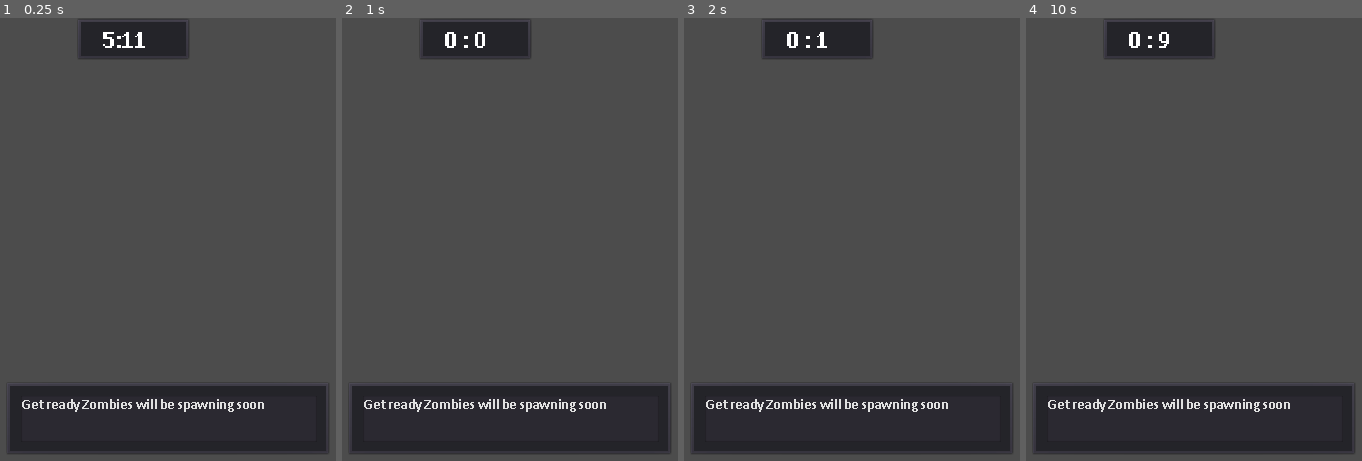
Above: before the commit, frames 1-4 (left to right).
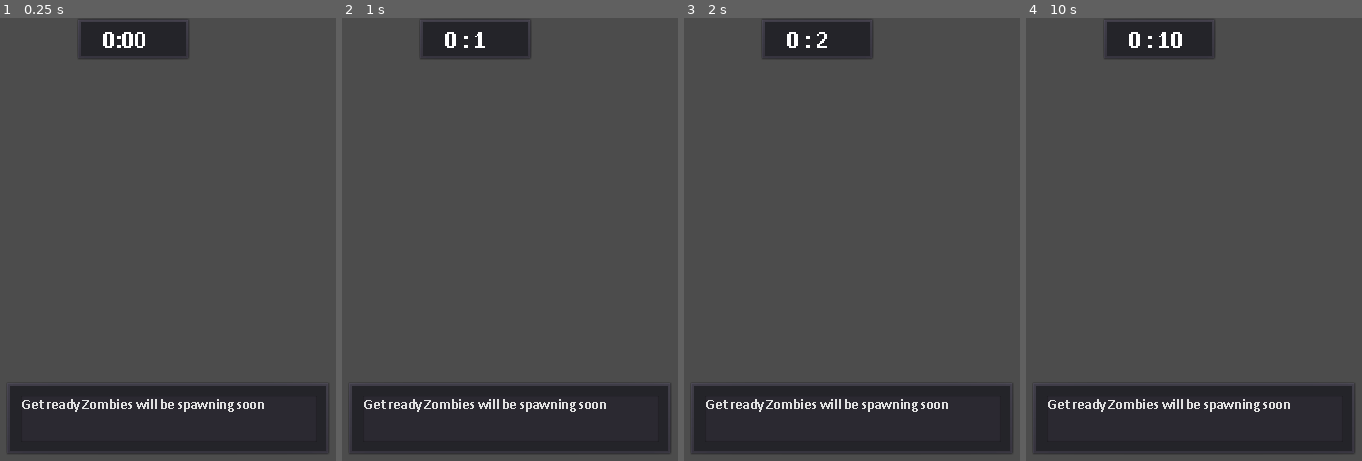
Above: after the commit, the same moments.

Repository: superRaptor911/WarZone_2
Game: Godot game, scene res://Objects/SURVIVAL_mode.tscn
The game is run twice, just before and just after one commit, with the same random seed, the same clock (stepped at 60 frames per second) and the same inputs. This scene is started directly instead of the project's main scene.
Inputs (mouse positions are in pixels of both pictures, inside the frame that each line leads up to):
- Up to frame 1 (0.25 s): no input
- Up to frame 2 (1 s): tap Enter at 0.5 s; move the mouse to (651, 221) at 0.52 s; hold Right (ui_right) from 0.53 s (still down); click (651, 221) at 0.67 s
- Up to frame 3 (2 s): release Right (ui_right) at 1.25 s; tap Space at 1.25 s; drag from (outside the picture) to (778, 332) at 1.27 s
- Up to frame 4 (10 s): move the mouse to (1237, 142) at 2.02 s; hold Right (ui_right) 2.03-2.75 s; tap Enter at 2.75, 4.25 s; drag from (1120, 332) to (outside the picture) at 2.77 s; tap Space at 3.5, 5.75 s; move the mouse to (outside the picture) at 3.52 s; hold Left (ui_left) 3.53-4.25 s; drag from (outside the picture) to (1039, 128) at 4.27 s; move the mouse to (1197, 243) at 5.02 s; hold Down (ui_down) 5.03-5.75 s; click (1197, 243) at 5.17 s; drag from (1039, 128) to (outside the picture) at 5.77 s; move the mouse to (1335, 221) at 6.52 s; hold Up (ui_up) 6.53-7.25 s; drag from (outside the picture) to (1120, 332) at 7.27 s; move the mouse to (1237, 142) at 8.02 s; hold Down (ui_down) 8.03-8.75 s; drag from (1120, 332) to (outside the picture) at 8.77 s; move the mouse to (outside the picture) at 9.52 s; hold Up (ui_up) from 9.53 s (still down); click (outside the picture) at 9.67 s

The runs differ from the first frame. In frame 1, 0.2% of the frame differs, in the area x 30-44%, y 3-7%; in frame 2, less than 0.1%; in frame 3, less than 0.1%; in frame 4, 0.1%.

Commit message:
21-12-2019

Diff:
--- a/Objects/Character.gd
+++ b/Objects/Character.gd
@@ -11,6 +11,7 @@
 var speed_multiplier : float = 1 	#speed multiplier
 var team : bool = true
 
+#last attacked entity
 var last_attacker
 var skin : Model
 signal char_killed
@@ -37,7 +38,13 @@
 		if skin:
 			skin.is_walking = false
 
-
+func _emit_blood():
+	if HP < 40:
+		if $bloodSpot:
+			$bloodSpot.emitting = true
+	else:
+		if $bloodSpot:
+			$bloodSpot.emitting = false
 #This function handles character movement
 #movement is done by manuplulating movement_vector
 func _movement(delta : float):
@@ -105,15 +112,21 @@
 		emit_signal("char_killed")
 		rpc("sync_killStats")
 
+#emit blood when injured
+#server function
 func _blood_splash(p1,p2):
 	var angle = (p2-p1).angle()
-	$bloodSplash.global_rotation = angle
-	$bloodSplash.emitting = true
+	#if enabled then emit
+	if $bloodSplash:
+		$bloodSplash.global_rotation = angle
+		$bloodSplash.emitting = true
 	rpc_unreliable("_sync_blood_splash",angle)
 
+#peer function for emission of blood when injured
 remote func _sync_blood_splash(angle):
-	$bloodSplash.global_rotation = angle
-	$bloodSplash.emitting = true
+	if $bloodSplash:
+		$bloodSplash.global_rotation = angle
+		$bloodSplash.emitting = true
 
 remote func sync_health(hp,ap):
 	HP = hp
--- a/Objects/Character.tscn
+++ b/Objects/Character.tscn
@@ -27,7 +27,7 @@
 "Particle",
 ]]
 show_behind_parent = true
-z_index = -1
+z_index = -2
 z_as_relative = false
 emitting = false
 amount = 16
--- a/Objects/Monsters/Monster.gd
+++ b/Objects/Monsters/Monster.gd
@@ -54,7 +54,7 @@
 	if not nav_ready:
 		return
 
-	path_array = nav.get_simple_path(position,dest,false)
+	path_array = nav.get_simple_path(position,dest)
 	current_node = 0
 	at_dest = false
 
--- a/Objects/Monsters/hunter.tscn
+++ b/Objects/Monsters/hunter.tscn
@@ -17,7 +17,7 @@
 one_shot = true
 
 [node name="attk_dl" type="Timer" parent="." index="7"]
-wait_time = 2.0
+wait_time = 1.5
 one_shot = true
 
 [node name="hand" type="Node2D" parent="." index="8"]
--- a/Objects/SURVIVAL_mode.gd
+++ b/Objects/SURVIVAL_mode.gd
@@ -2,57 +2,75 @@
 
 var level : int = 0
 var lvl
-var zm_spawn_index : int = 0
-var number_of_zm : int = 2
+
+#spawn points available to zombies
 var zm_spawn_points
-var zombie = preload("res://Objects/Monsters/hunter.tscn")
+
+#unique zombie id
 var zm_id : int = 0
-signal Zombies_killed
-var time : float = 0
+var spawn_texture = preload("res://Sprites/Character/spawn_point.png")
+
+#stores the time elapsed.
+var time_elapsed  : float = 0
+
+var zombie_types = {
+	necron = preload("res://Objects/Monsters/Necron.tscn"),
+	hunter = preload("res://Objects/Monsters/hunter.tscn")
+}
+
+
+var zm_spawn_queue = Array()
+
+#this signal is emited when all zombies are killed
+signal zombies_wiped_out
+#this signal is emitted when current level is over
+signal change_level
+#this signal is emitted when spawning process is complete
+signal zm_spawn_complete
 
 #ready
 func _ready():
 	lvl = get_parent()
-	if not get_tree().is_network_server():
-		return
-	$update.start()
-	$zm_spawn_timer.start()
-	zm_spawn_points = get_tree().get_nodes_in_group("zombie_spawn")[0].get_children()
+	if get_tree().is_network_server():
+		$chk_zm_count.start()
+		#get zm spawn points
+		zm_spawn_points = get_tree().get_nodes_in_group("zombie_spawn")[0].get_children()
+		connect("change_level",self,"_on_level_complete")
+		connect("zombies_wiped_out",self,"_on_zm_wiped_out")
+		emit_signal("change_level")
+
+
 
 #spawn zombies
 #this function is server only
-func _spawn_zombies():
+func _spawn_zombies(zm_type):
 	var rand_index = randi() % zm_spawn_points.size()
-	var zm = zombie.instance()
+	var zm = zombie_types.get(zm_type).instance()
 	zm.position = zm_spawn_points[rand_index].position
 	zm.set_name("bot" + String(zm_id))
 	lvl.add_child(zm)
 	zm.target = _get_nearest_player(zm.position)
-	$zm_spawn_dl.start()
+	#$zm_spawn_dl.start()
 	var zms = get_tree().get_nodes_in_group("Monster")
 	for z in zms:
 		zm.add_collision_exception_with(z)
-	rpc("_sync_spawn_zombie",zm.position,zm_id)
+	rpc("_sync_spawn_zombie",zm_type,zm.position,zm_id)
 	zm_id += 1
 
 #sync spawn
 #client fn
-remote func _sync_spawn_zombie(pos,idx):
-	var zm = zombie.instance()
+remote func _sync_spawn_zombie(zm_type,pos,idx):
+	var zm = zombie_types.get(zm_type).instance()
 	zm.position = pos
 	zm.set_name("bot" + String(idx))
 	lvl.add_child(zm)
 
 
 #check end of level
-func _on_zombie_killed():
+func _check_zombie_count():
 	var zm_count = get_tree().get_nodes_in_group("Monster").size()
-	if zm_count <= 1:
-		$zm_spawn_timer.start()
-		$msg.show()
-		rpc("_sync_msg_panel",true)
-		level += 1
-		number_of_zm += level*4
+	if zm_count <= 0:
+		emit_signal("zombies_wiped_out")
 
 
 #function to get nearest player
@@ -69,32 +87,63 @@
 			p = pl
 	return p
 
-#zombie
-func _on_zm_spawn_dl_timeout():
-	if zm_spawn_index >= number_of_zm:
-		return
-	_spawn_zombies()
-	zm_spawn_index += 1
-
-func _on_zm_spawn_timer_timeout():
-	rpc("_sync_msg_panel",false)
-	$msg.hide()
-	zm_spawn_index = 0
-	_spawn_zombies()
 
 
-func _on_update_timeout():
-	_on_zombie_killed()
-	$update.start()
-
-func _process(delta):
-	time += delta
-
+#Updates time elapsed
 func _on_update2_timeout():
-	var _min_ : int = time/60.0
-	var _sec_ : int = int(time) % 60
+	time_elapsed += 1
+	var _min_ : int = time_elapsed/60.0
+	var _sec_ : int = int(time_elapsed) % 60
 	$timer/Panel/Label.text = String(_min_) + " : " + String(_sec_)
 	$update2.start()
 
-remote func _sync_msg_panel(val):
+remotesync func _sync_msg_panel(val):
 	$msg.visible = val
+
+#update spawn queue
+func _init_zombie_spawn_q(type,count):
+	for i in range(0,count):
+		zm_spawn_queue.append(type)
+
+
+#Spawn delay after spawning a zombie
+#i.e handles spawn rate
+func _on_zm_spawn_dl_timeout():
+	#if there's something in queue spawn that and again
+	#call this function
+	if zm_spawn_queue.size() > 0:
+		_spawn_zombies(zm_spawn_queue.pop_front())
+		$zm_spawn_dl.start()
+	else:
+		emit_signal("zm_spawn_complete")
+		rpc("_sync_msg_panel",false)
+
+func _on_zm_wiped_out():
+	rpc("_sync_msg_panel",true)
+	emit_signal("change_level")
+
+func _on_level_complete():
+	level += 1
+	call("_level_" + String(level))
+
+
+func _on_chk_zm_count_timeout():
+	_check_zombie_count()
+	$chk_zm_count.start()
+
+#----------------------------------------------------------------
+#LEVELS
+
+func _level_1():
+	_init_zombie_spawn_q("necron",5)
+	$zm_spawn_dl.start()
+
+
+func _level_2():
+	_init_zombie_spawn_q("hunter",5)
+	$zm_spawn_dl.start()
+
+func _level_3():
+	_init_zombie_spawn_q("necron",10)
+	_init_zombie_spawn_q("hunter",10)
+	$zm_spawn_dl.start()
--- a/Objects/SURVIVAL_mode.tscn
+++ b/Objects/SURVIVAL_mode.tscn
@@ -5,14 +5,6 @@
 
 [node name="SURVIVAL_mode" type="CanvasLayer"]
 script = ExtResource( 1 )
-
-[node name="zm_spawn_timer" type="Timer" parent="."]
-wait_time = 3.0
-one_shot = true
-
-[node name="zm_spawn_dl" type="Timer" parent="."]
-wait_time = 0.75
-one_shot = true
 
 [node name="msg" type="PanelContainer" parent="."]
 margin_left = 436.044
@@ -36,10 +28,6 @@
 margin_bottom = 89.0
 custom_fonts/font = ExtResource( 2 )
 text = "Get ready Zombies will be spawning soon"
-
-[node name="update" type="Timer" parent="."]
-wait_time = 5.0
-one_shot = true
 
 [node name="timer" type="PanelContainer" parent="."]
 anchor_left = 0.5
@@ -68,12 +56,19 @@
 margin_bottom = 4.84014
 rect_scale = Vector2( 1.75, 1.75 )
 custom_fonts/font = ExtResource( 2 )
-text = "5:11"
+text = "0:00"
 
 [node name="update2" type="Timer" parent="."]
 one_shot = true
 autostart = true
-[connection signal="timeout" from="zm_spawn_timer" to="." method="_on_zm_spawn_timer_timeout"]
+
+[node name="zm_spawn_dl" type="Timer" parent="."]
+wait_time = 0.5
+one_shot = true
+
+[node name="chk_zm_count" type="Timer" parent="."]
+wait_time = 4.0
+one_shot = true
+[connection signal="timeout" from="update2" to="." method="_on_update2_timeout"]
 [connection signal="timeout" from="zm_spawn_dl" to="." method="_on_zm_spawn_dl_timeout"]
-[connection signal="timeout" from="update" to="." method="_on_update_timeout"]
-[connection signal="timeout" from="update2" to="." method="_on_update2_timeout"]
+[connection signal="timeout" from="chk_zm_count" to="." method="_on_chk_zm_count_timeout"]
--- /dev/null
+++ b/Objects/Weapons/Bomb.gd
@@ -0,0 +1,19 @@
+extends Node2D
+export var damage : float = 100
+var usr
+
+
+
+func explode():
+	$AnimationPlayer.play("explode")
+	$Tween.interpolate_property($Sprite,"scale",Vector2(1,1),Vector2(2,2),1,Tween.TRANS_LINEAR, Tween.EASE_IN_OUT)
+	$Tween.start()
+	if $Particles2D:
+		$Particles2D.emitting = true
+
+func _on_AnimationPlayer_animation_finished(anim_name):
+	if anim_name == "explode":
+		var chars = get_tree().get_nodes_in_group("Actor")
+		for c in chars:
+			c.takeDamage(damage,self,usr)
+		queue_free()
--- /dev/null
+++ b/Objects/Weapons/Bomb.tscn
@@ -0,0 +1,73 @@
+[gd_scene load_steps=9 format=2]
+
+[ext_resource path="res://Objects/Weapons/Bomb.gd" type="Script" id=1]
+[ext_resource path="res://Sprites/Weapons/explosion.png" type="Texture" id=2]
+
+[sub_resource type="Animation" id=1]
+resource_name = "explode"
+step = 0.05
+tracks/0/type = "value"
+tracks/0/path = NodePath("Sprite:frame")
+tracks/0/interp = 1
+tracks/0/loop_wrap = true
+tracks/0/imported = false
+tracks/0/enabled = true
+tracks/0/keys = {
+"times": PoolRealArray( 0, 0.05, 0.1, 0.15, 0.2, 0.25, 0.3, 0.35, 0.4, 0.45, 0.5, 0.55, 0.6, 0.65, 0.7, 0.75, 0.8, 0.85, 0.9, 0.95, 1 ),
+"transitions": PoolRealArray( 1, 1, 1, 1, 1, 1, 1, 1, 1, 1, 1, 1, 1, 1, 1, 1, 1, 1, 1, 1, 1 ),
+"update": 1,
+"values": [ 1, 2, 3, 4, 5, 6, 7, 8, 9, 10, 11, 12, 13, 14, 15, 16, 17, 18, 19, 20, 22 ]
+}
+
+[sub_resource type="Gradient" id=2]
+offsets = PoolRealArray( 0, 0.392593, 1 )
+colors = PoolColorArray( 1, 1, 1, 1, 0.965265, 0.972656, 0.0265961, 1, 0, 0, 0, 0 )
+
+[sub_resource type="GradientTexture" id=3]
+gradient = SubResource( 2 )
+
+[sub_resource type="Curve" id=4]
+_data = [ Vector2( 0.173707, 0.2074 ), 0.0, 0.0, 0, 0, Vector2( 1, 1 ), 0.0, 0.0, 0, 0 ]
+
+[sub_resource type="CurveTexture" id=5]
+curve = SubResource( 4 )
+
+[sub_resource type="ParticlesMaterial" id=6]
+flag_disable_z = true
+spread = 180.0
+gravity = Vector3( 0, 0, 0 )
+initial_velocity = 50.0
+angular_velocity = 80.0
+orbit_velocity = 0.0
+orbit_velocity_random = 0.0
+linear_accel = 2.0
+scale = 3.0
+scale_curve = SubResource( 5 )
+color_ramp = SubResource( 3 )
+
+[node name="Bomb" type="Node2D"]
+position = Vector2( 508.781, 288.4 )
+script = ExtResource( 1 )
+__meta__ = {
+"_edit_group_": true
+}
+
+[node name="Sprite" type="Sprite" parent="."]
+texture = ExtResource( 2 )
+vframes = 5
+hframes = 5
+frame = 22
+
+[node name="AnimationPlayer" type="AnimationPlayer" parent="."]
+anims/explode = SubResource( 1 )
+
+[node name="Particles2D" type="Particles2D" parent="." groups=[
+"Particle",
+]]
+amount = 128
+lifetime = 2.0
+explosiveness = 1.0
+process_material = SubResource( 6 )
+
+[node name="Tween" type="Tween" parent="."]
+[connection signal="animation_finished" from="AnimationPlayer" to="." method="_on_AnimationPlayer_animation_finished"]
--- a/Sprites/particles/bloodSpot.tres
+++ b/Sprites/particles/bloodSpot.tres
@@ -12,6 +12,7 @@
 emission_box_extents = Vector3( 15, 15, 1 )
 flag_disable_z = true
 gravity = Vector3( 0, 0, 0 )
+angular_velocity = 4.66667
 orbit_velocity = 0.0
 orbit_velocity_random = 0.0
 scale = 0.25
Not shown: 3 places in Objects/Weapons/fireball.tscn that only renumber resources
Binary file added: Sprites/Character/spawn_point.png
Binary file added: Sprites/Weapons/explosion.png
Not shown: 2 places in Sprites/particles/Trail.tres that only renumber resources
Not shown: 2 places in Sprites/particles/bloodSplash.tres that only renumber resources
Not shown, changed: log.txt
